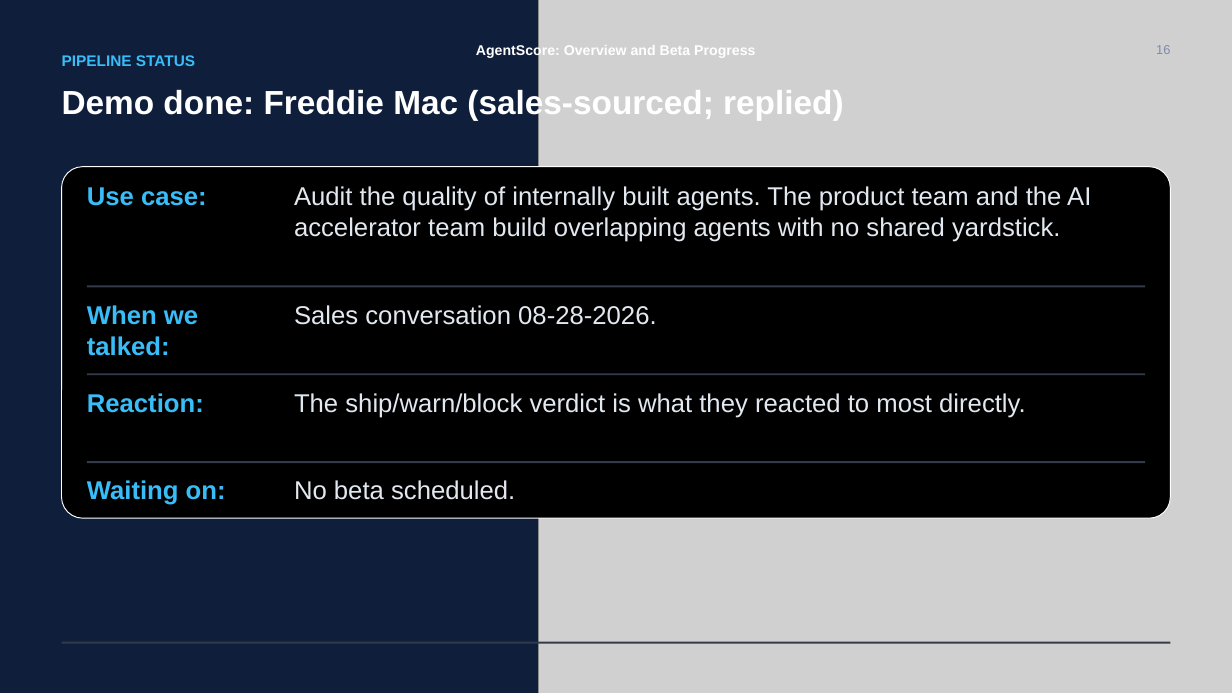
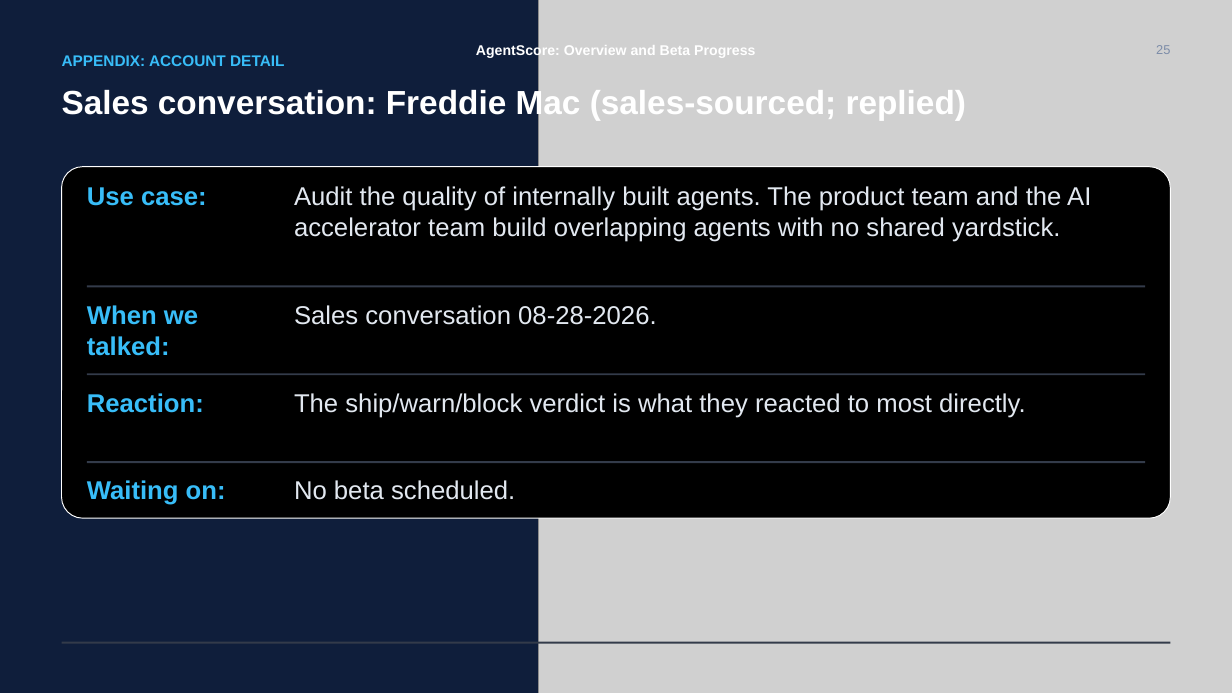
Before and after one commit to ADemers-tricentis/agent-score, a slide deck: slide 24 of docs/decks/AgentScore - Overview and Pipeline Status.pptx (slide 16 before the commit). Drawn at 1232x693 pixels with LibreOffice and Linux fonts; fonts in the diff are those of the drawing; grey boxes stand for pictures. Boxes give left, top, right and bottom in pixels: in the first picture for what was removed or moved away, otherwise in the second. Text is boxed around its words. In the diff, an @@ line names an element or a change of style, - is before the commit and + after.

```diff
--- a/docs/decks/AgentScore - Overview and Pipeline Status.pptx
+++ b/docs/decks/AgentScore - Overview and Pipeline Status.pptx
@@ text at <box>62,55,284,66</box>: text changed @@
-PIPELINE STATUS
+APPENDIX: ACCOUNT DETAIL
@@ text at <box>1156,45,1170,54</box>: text changed @@
-16
+25
@@ text at <box>62,87,966,120</box>: text changed @@
-Demo done: Freddie Mac (sales-sourced; replied)
+Sales conversation: Freddie Mac (sales-sourced; replied)
```
Also in this commit, not shown: 19 other slides changed, 2 slides added, 3 slides removed, 24 other files.
